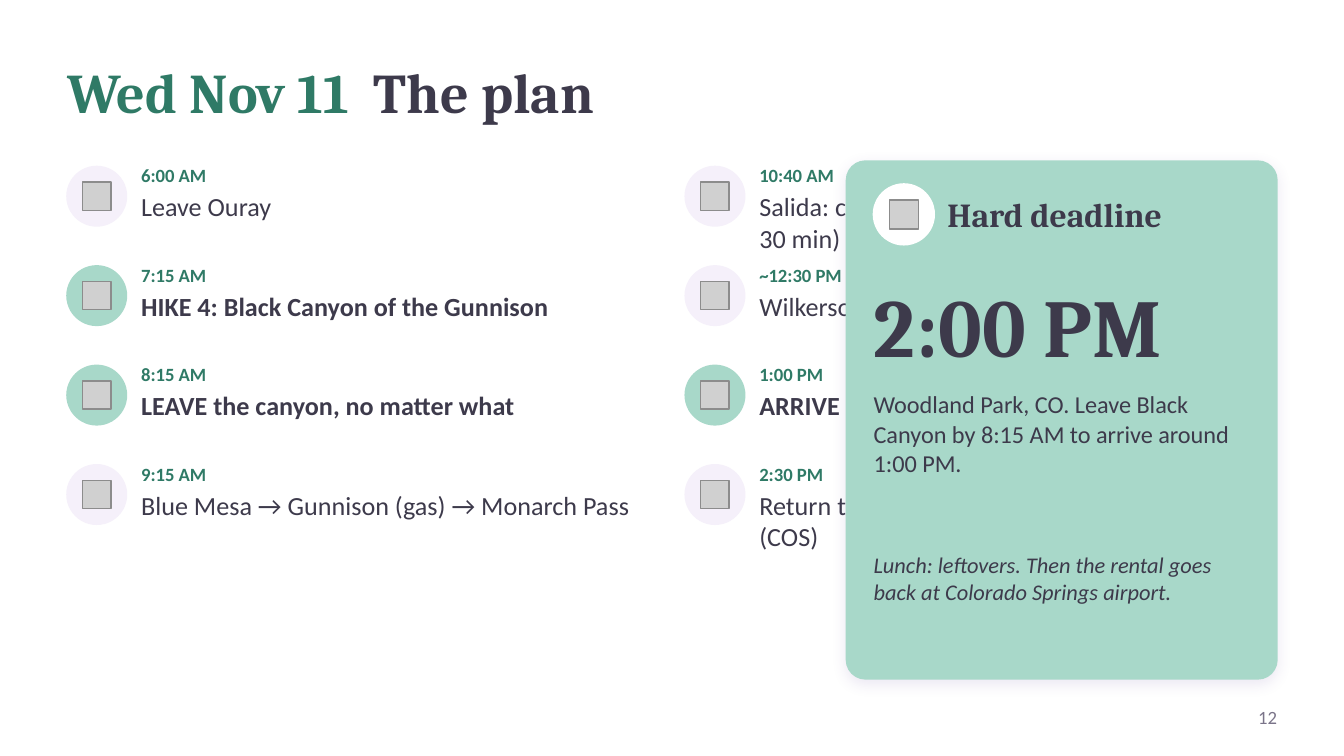
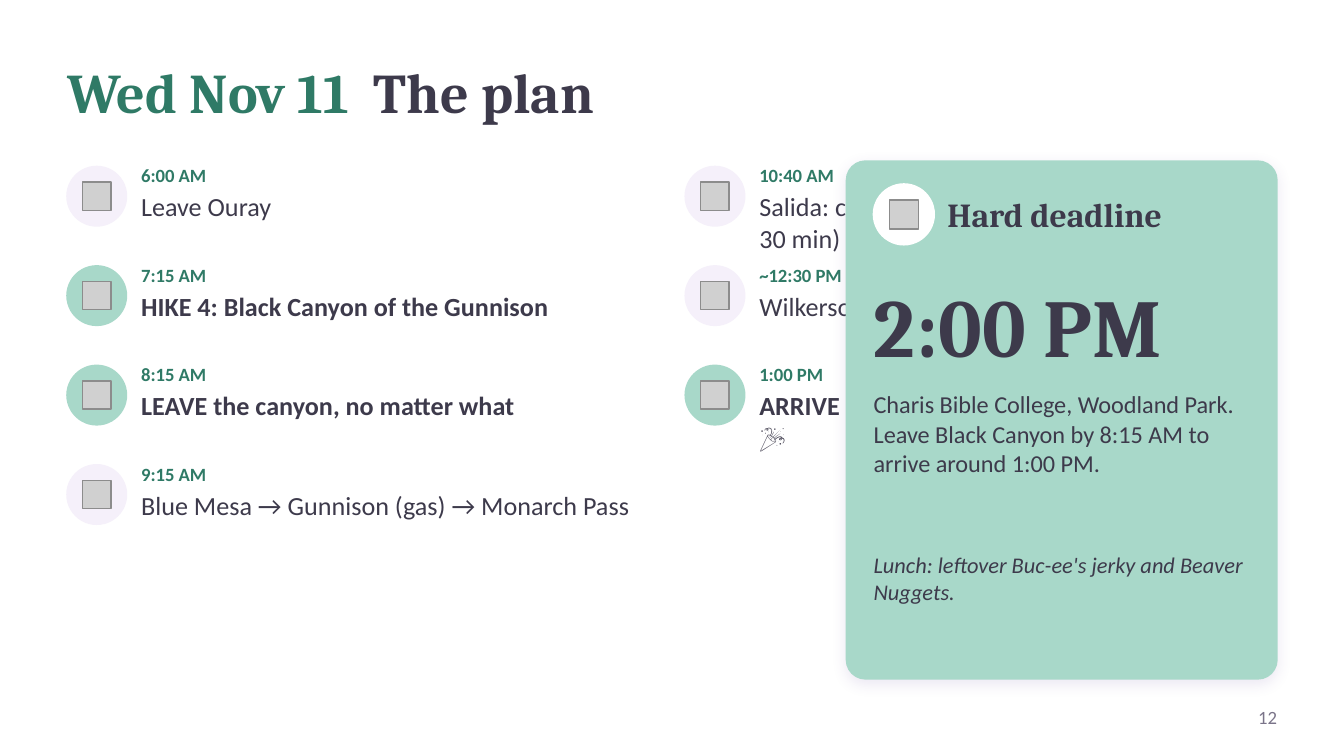
Before and after one commit to kohl-crypto/desert-to-divide, a slide deck: slide 12 of Desert-to-Divide-Tour-Guide.pptx. Drawn at 1344x756 pixels with LibreOffice and Linux fonts; fonts in the diff are those of the drawing; grey boxes stand for pictures. Boxes give left, top, right and bottom in pixels: in the first picture for what was removed or moved away, otherwise in the second. Text is boxed around its words. In the diff, an @@ line names an element or a change of style, - is before the commit and + after.

Commit message:
Finish at Charis Bible College in Woodland Park; remove airport return stop

```diff
--- a/Desert-to-Divide-Tour-Guide.pptx
+++ b/Desert-to-Divide-Tour-Guide.pptx
@@ text at [759, 396, 1265, 417]: text changed @@
-ARRIVE in Woodland Park 🎉
+ARRIVE at Charis Bible College, Woodland Park 🎉
@@ text at [874, 396, 1234, 472]: text changed @@
-Woodland Park, CO. Leave Black Canyon by 8:15 AM to arrive around 1:00 PM.
+Charis Bible College, Woodland Park. Leave Black Canyon by 8:15 AM to arrive around 1:00 PM.
@@ ellipse removed at [685, 465, 745, 524] @@
@@ text removed at [759, 469, 823, 481] @@
-2:30 PM
@@ picture removed at [700, 480, 728, 508] @@
@@ text removed at [759, 493, 872, 550] @@
-Return the rental at Colorado Springs airport (COS)
@@ text at [874, 557, 1243, 604]: text changed @@
-Lunch: leftovers. Then the rental goes back at Colorado Springs airport.
+Lunch: leftover Buc-ee's jerky and Beaver Nuggets.
```
Also in this commit, not shown: 3 other slides changed, 3 other files.
